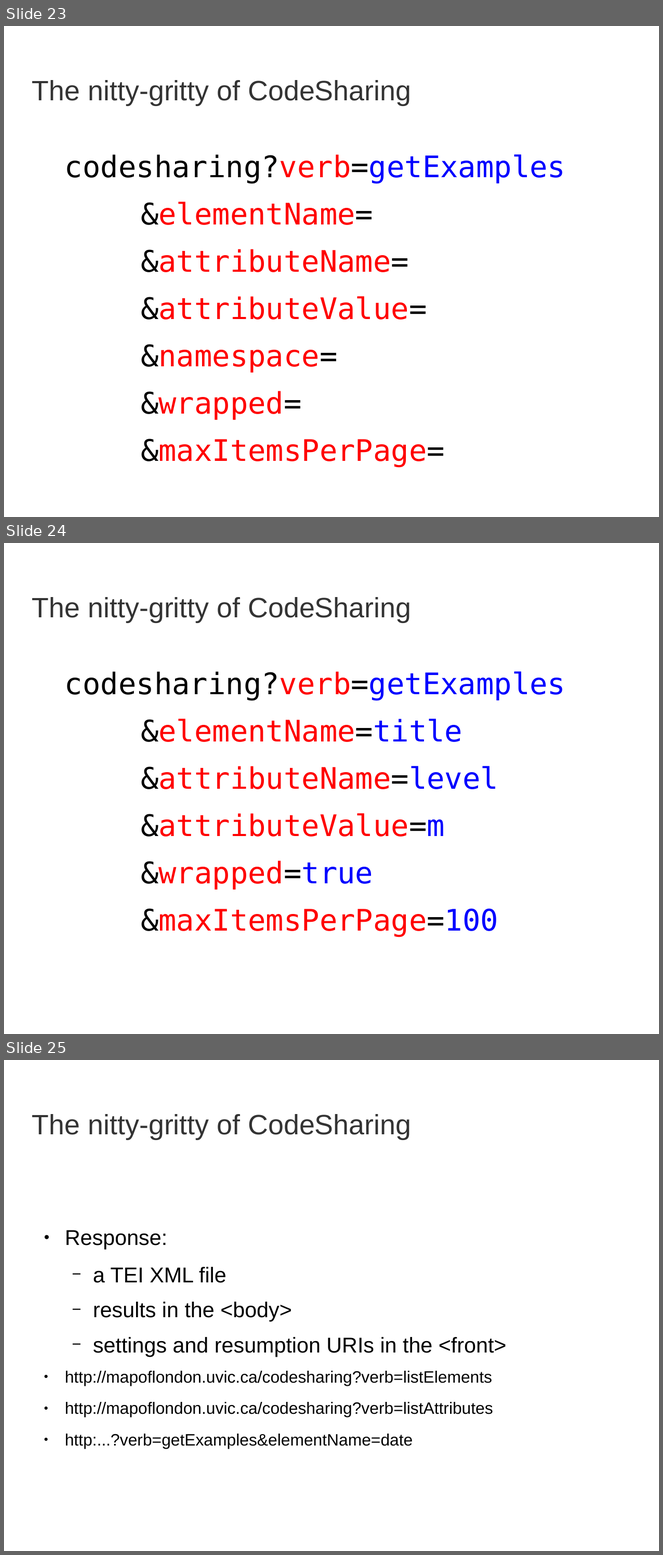
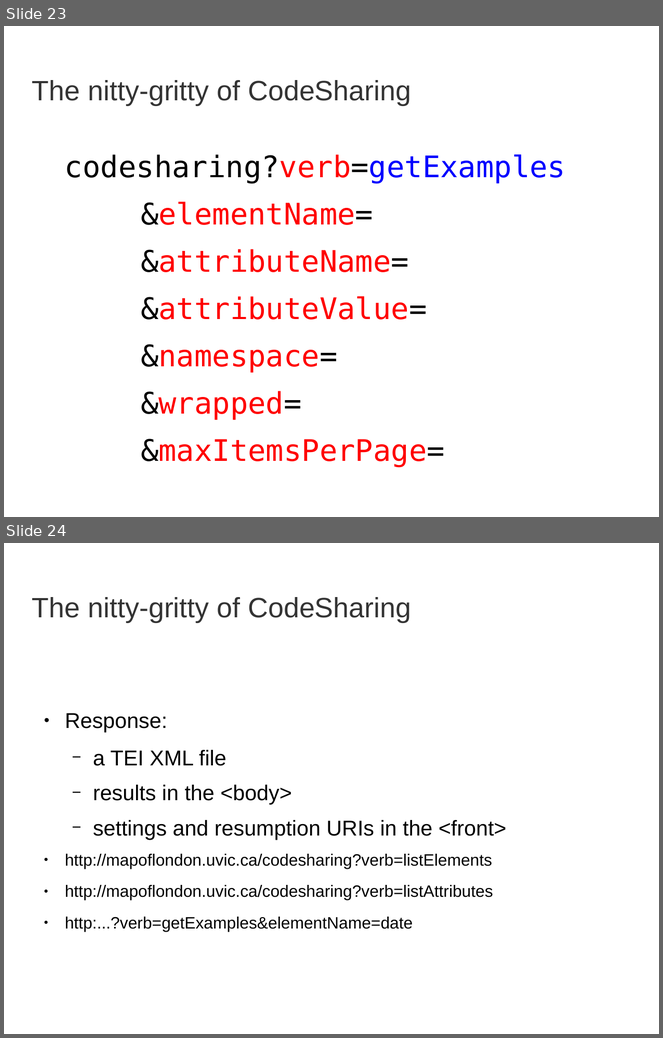
Before and after one commit to martindholmes/CodeSharing, a slide deck: presentations/codesharing_2014-10.odp. Shown one above the other, each under a label of ours: slides 23, 24 and 25 before the commit, slides 23 and 24 after it. The pictures are 663x1555 and 663x1038 pixels, drawn with LibreOffice and Linux fonts; fonts in the diff are those of the drawing; background and template pictures are left out. Boxes give left, top, right and bottom in pixels: in the first picture for what was removed or moved away, otherwise in the second. Text is boxed around its words. In the diff, an @@ line names an element or a change of style, - is before the commit and + after.

```diff
--- a/presentations/codesharing_2014-10.odp
+++ b/presentations/codesharing_2014-10.odp
@@ slide 24 removed at box(4, 543, 659, 1034), background picture (left out) @@
@@ title removed at box(32, 597, 411, 622) @@
-The nitty-gritty of CodeSharing
@@ text removed at box(65, 671, 566, 937) @@
-codesharing?verb=getExamples
-&elementName=title
-&attributeName=level
-&attributeValue=m
-&wrapped=true
-&maxItemsPerPage=100
@@ what was slide 25 is now slide 24 @@
```
Also in this commit, not shown: 1 slide changed, 2 other files.
